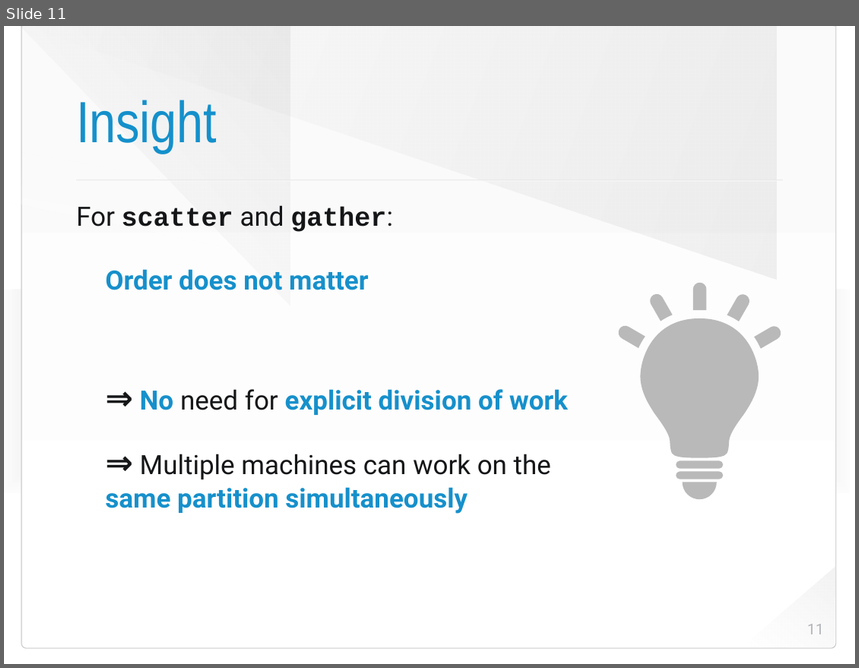
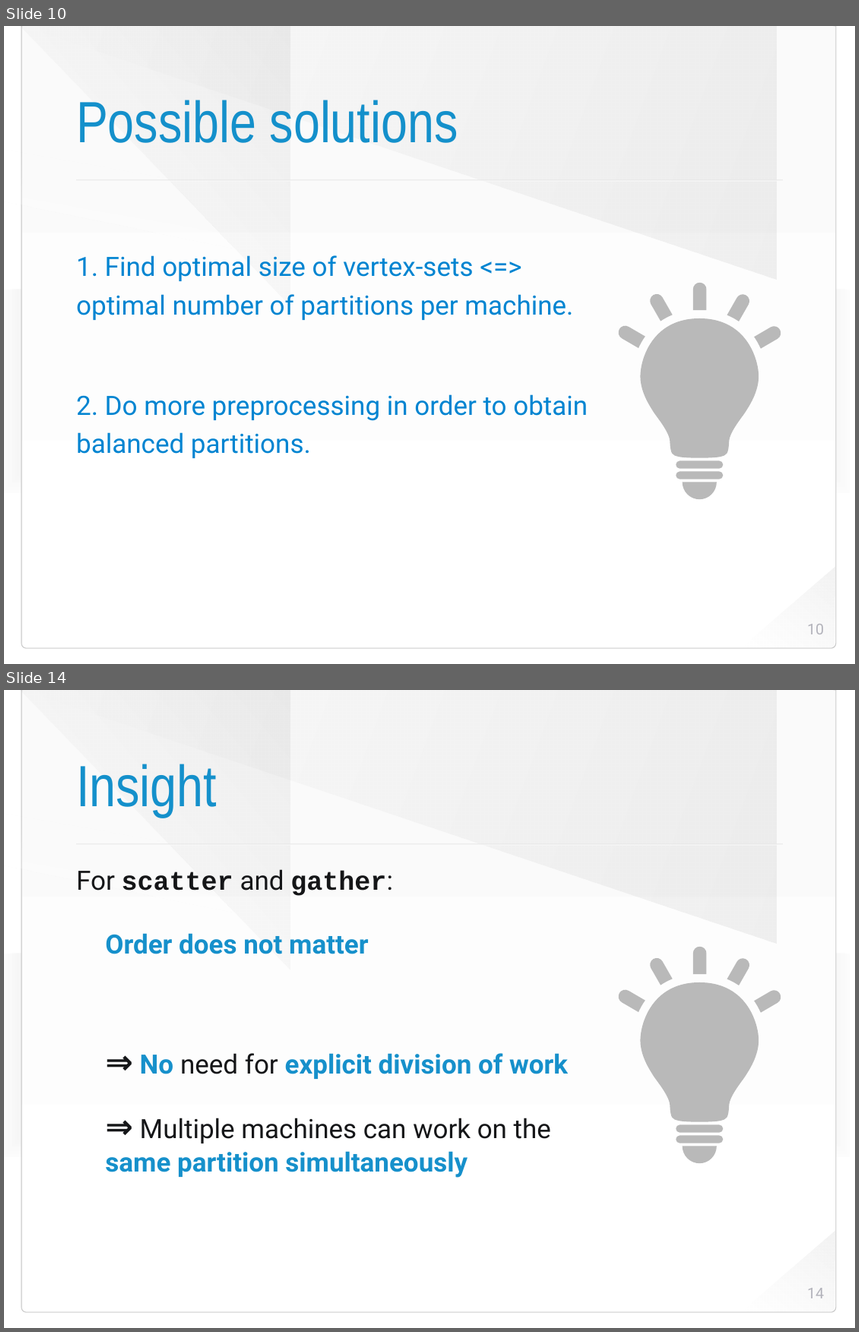
Before and after one commit to HaprianVlad/chaos, a slide deck: presentation.odp. Shown one above the other, each under a label of ours: slide 11 before the commit, slides 10 and 14 after it; the slides between them are not shown. The pictures are 859x668 and 859x1332 pixels, drawn with LibreOffice and Linux fonts; fonts in the diff are those of the drawing; background and template pictures are left out. Boxes give left, top, right and bottom in pixels: in the first picture for what was removed or moved away, otherwise in the second. Text is boxed around its words. In the diff, an @@ line names an element or a change of style, - is before the commit and + after.

```diff
--- a/presentation.odp
+++ b/presentation.odp
@@ slide 10 added at (4, 26, 855, 664), background picture (left out); not listed: 8 template elements that a slide beside it also shows @@
@@ title added at (76, 100, 458, 143), 70 pt, text #1490CB @@
+Possible solutions
@@ text added at (76, 256, 588, 458), 32 pt, text #0084D1 @@
+1. Find optimal size of vertex-sets <=> optimal number of partitions per machine.
+2. Do more preprocessing in order to obtain balanced partitions.
@@ freeform shape added at (619, 283, 783, 499), fill #B9B9B9 @@
@@ page number added at (807, 624, 824, 635), 18 pt, text #B3B3BB @@
+10
@@ what was slide 11 is now slide 14 @@
@@ page number at (807, 1288, 824, 1299): text changed @@
-11
+14
```
Also in this commit, not shown: 8 slides changed, 3 other slides added, 1 slide removed, 2 other files.
